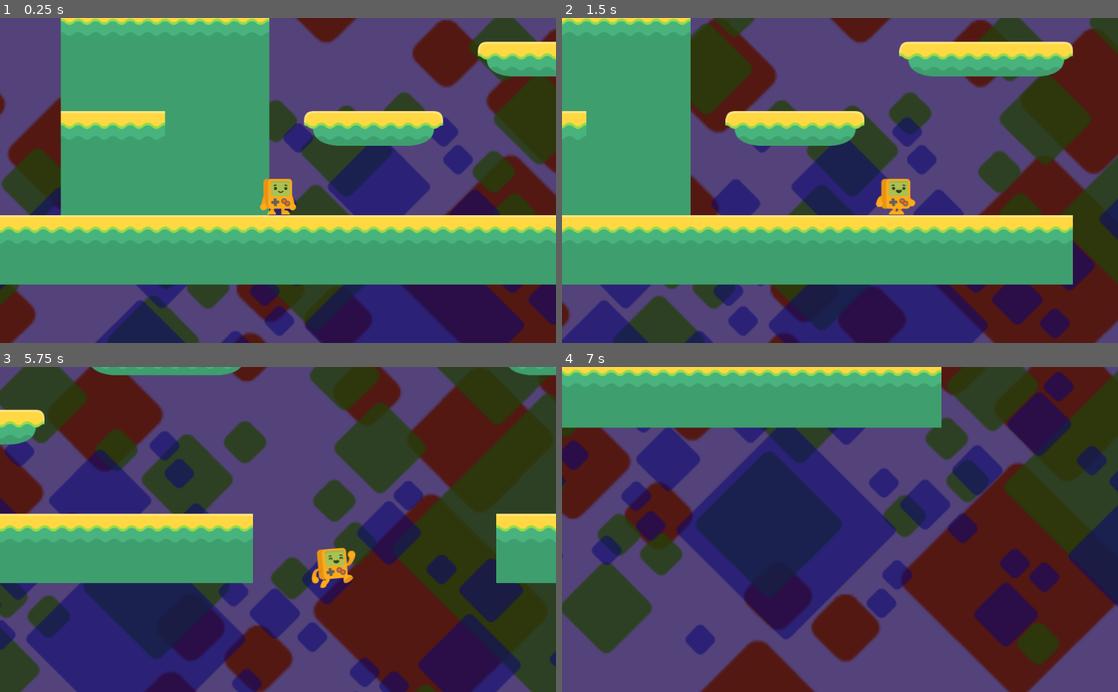
Above: before the commit, frames 1-4 (two rows, left to right).
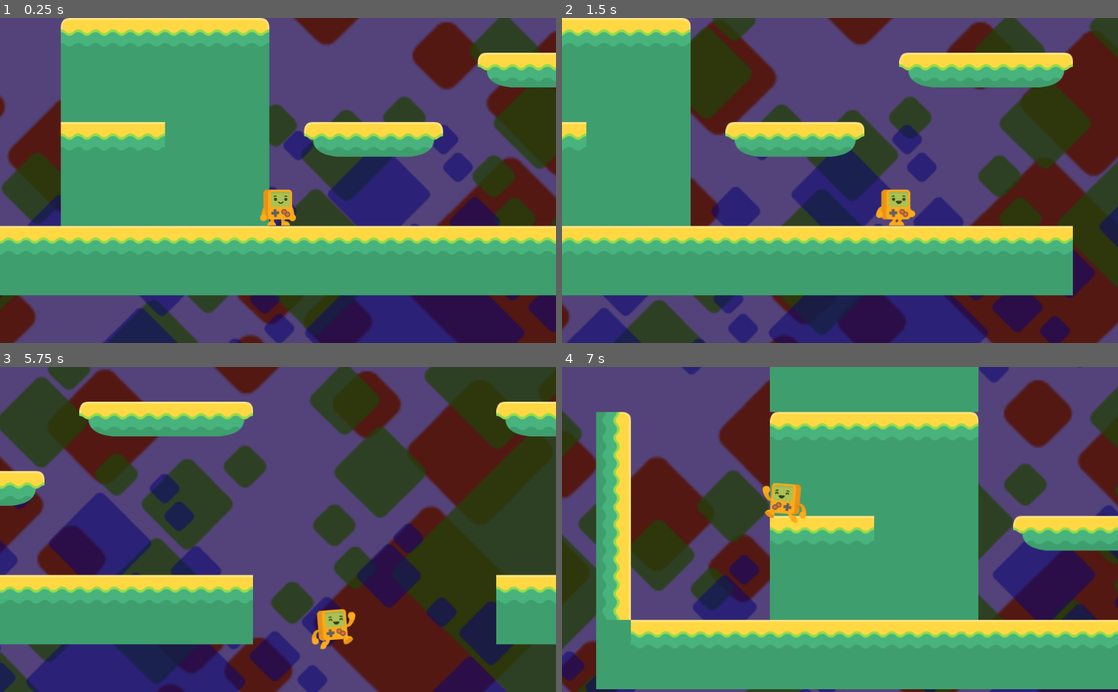
Above: after the commit, the same moments.

Repository: lspedalieri/godot-simple-platform
Game: Godot game, scene res://Level1.tscn
The game is run twice, just before and just after one commit, with the same random seed, the same clock (stepped at 60 frames per second) and the same inputs.
Inputs:
- Up to frame 1 (0.25 s): no input
- Up to frame 2 (1.5 s): tap Enter at 0.5 s; hold D (right_keys) from 0.53 s (still down); tap Space (jump_keys) at 0.77 s
- Up to frame 3 (5.75 s): tap Space (jump_keys) at 1.52, 3.02, 3.77, 4.52 s; release D (right_keys) at 2.03 s; hold Left (left_keys) 2.03-2.78 s; hold D (right_keys) 2.78-4.28 s; hold Left (left_keys) 4.28-5.03 s; hold D (right_keys) from 5.03 s (still down)
- Up to frame 4 (7 s): release D (right_keys) at 5.78 s; hold Left (left_keys) from 5.78 s (still down); tap Space (jump_keys) at 6.02, 6.77 s

The runs differ from the first frame. In frame 1, 26% of the frame differs, in the area x 0-100%, y 0-100%; in frame 2, 26%; in frame 3, 60%; in frame 4, 87%.

Commit message:
Part 9 - Fall Zone, Area2Ds, Signals, Changing Scenes

Diff:
--- a/Level1.tscn
+++ b/Level1.tscn
@@ -11,6 +11,9 @@
 
 [sub_resource type="RectangleShape2D" id=2]
 extents = Vector2( 96, 32 )
+
+[sub_resource type="RectangleShape2D" id=3]
+extents = Vector2( 876.625, 53 )
 
 [node name="Level1" type="Node2D"]
 
@@ -68,7 +71,7 @@
 current = true
 limit_left = -1000
 limit_top = -3000
-limit_bottom = 1000
+limit_bottom = 600
 drag_margin_h_enabled = true
 drag_margin_v_enabled = true
 
@@ -113,3 +116,12 @@
 scale = Vector2( 1.75, 1.75 )
 texture = ExtResource( 5 )
 centered = false
+
+[node name="Fallzone" type="Area2D" parent="."]
+
+[node name="CollisionShape2D" type="CollisionShape2D" parent="Fallzone"]
+position = Vector2( 1779.38, 800 )
+scale = Vector2( 2.94823, 1.38187 )
+shape = SubResource( 3 )
+
+[connection signal="body_entered" from="Fallzone" to="Player" method="_on_Fallzone_body_entered"]
--- a/Player.gd
+++ b/Player.gd
@@ -32,3 +32,7 @@
 	velocity = move_and_slide(velocity, Vector2.UP)
 
 	velocity.x = lerp(velocity.x, 0, 0.2)
+
+
+func _on_Fallzone_body_entered(body):
+	get_tree().change_scene("res://Level1.tscn")
Not shown: 1 places in Level1.tscn that only renumber resources
